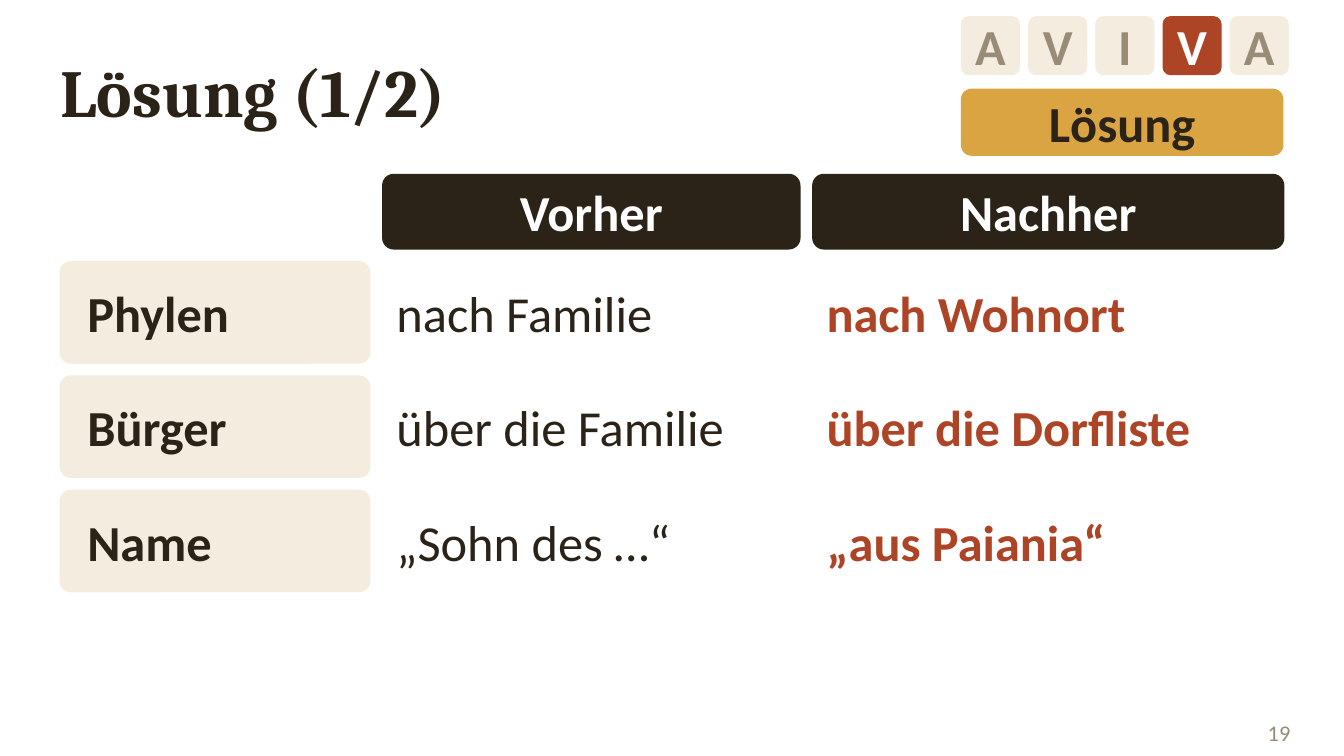
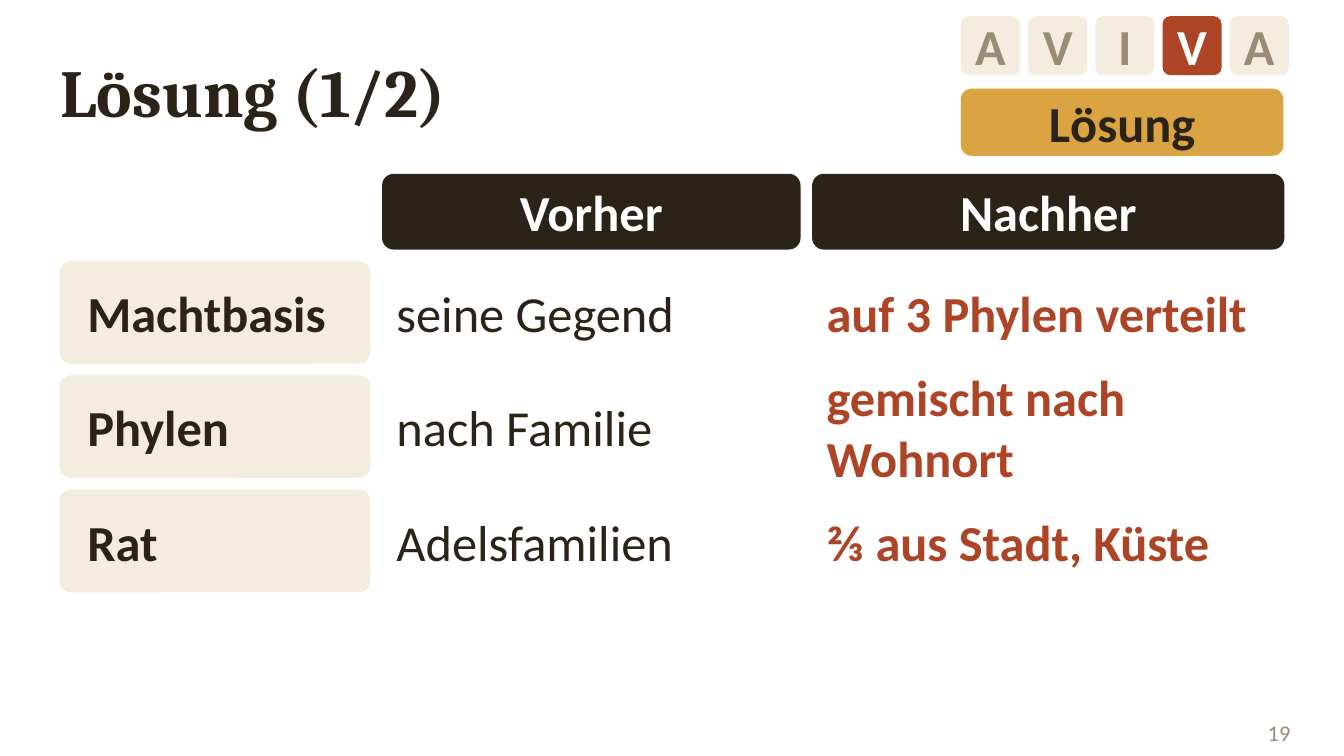
Before and after one commit to golzkonstantin-gif/Schule, a slide deck: slide 19 of Geschichte_11/Stunde_Kleisthenes/Folien_Kleisthenes.pptx. Drawn at 1344x756 pixels with LibreOffice and Linux fonts; fonts in the diff are those of the drawing. Boxes give left, top, right and bottom in pixels: in the first picture for what was removed or moved away, otherwise in the second. Text is boxed around its words. In the diff, an @@ line names an element or a change of style, - is before the commit and + after.

```diff
--- a/Geschichte_11/Stunde_Kleisthenes/Folien_Kleisthenes.pptx
+++ b/Geschichte_11/Stunde_Kleisthenes/Folien_Kleisthenes.pptx
@@ text at bbox=[87, 296, 325, 333]: text changed @@
-Phylen
+Machtbasis
@@ text at bbox=[396, 297, 674, 341]: text changed @@
-nach Familie
+seine Gegend
@@ text at bbox=[827, 296, 1247, 340]: text changed @@
-nach Wohnort
+auf 3 Phylen verteilt
@@ text at bbox=[827, 380, 1125, 478]: text changed @@
-über die Dorfliste
+gemischt nach Wohnort
@@ text at bbox=[87, 410, 229, 454]: text changed @@
-Bürger
+Phylen
@@ text at bbox=[396, 411, 652, 447]: text changed @@
-über die Familie
+nach Familie
@@ text at bbox=[87, 528, 157, 562]: text changed @@
-Name
+Rat
@@ text at bbox=[396, 526, 672, 562]: text changed @@
-„Sohn des …“
+Adelsfamilien
@@ text at bbox=[827, 525, 1209, 568]: text changed @@
-„aus Paiania“
+⅔ aus Stadt, Küste
```
Also in this commit, not shown: 11 other slides changed, 19 other files.
